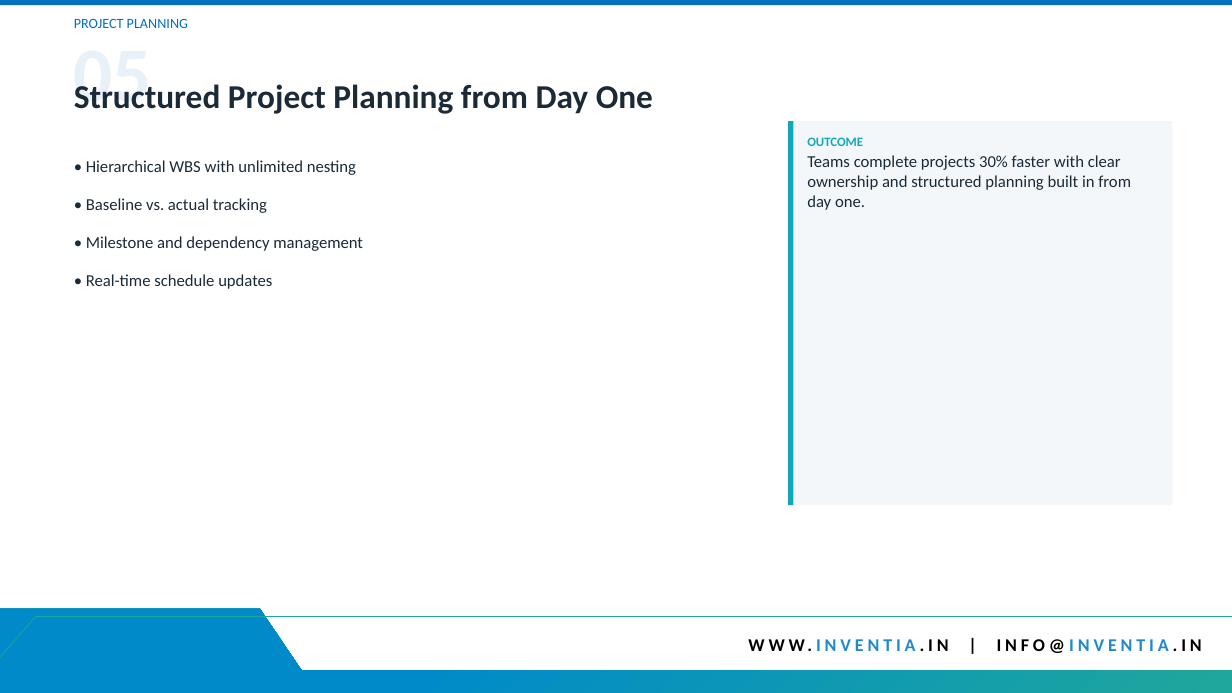
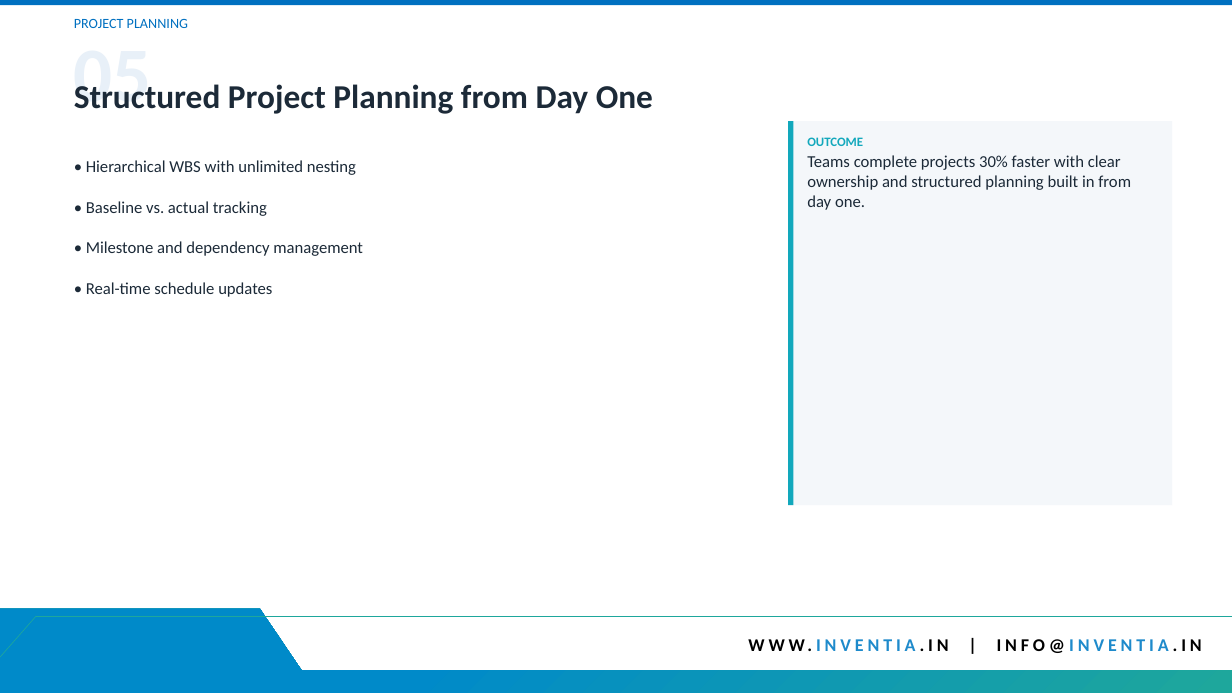
Before and after one commit to Harrsh25/Web-Clone, a slide deck: slide 5 of WFM_Platform_v2.pptx. Drawn at 1232x693 pixels with LibreOffice and Linux fonts; fonts in the diff are those of the drawing; background and template pictures are left out. Boxes give left, top, right and bottom in pixels: in the first picture for what was removed or moved away, otherwise in the second. Text is boxed around its words. In the diff, an @@ line names an element or a change of style, - is before the commit and + after.

```diff
--- a/WFM_Platform_v2.pptx
+++ b/WFM_Platform_v2.pptx
@@ text "• Hierarchical WBS with unlimited ..." at (86, 160, 363, 297): more space between paragraphs @@
```
Also in this commit, not shown: 9 other slides changed.
